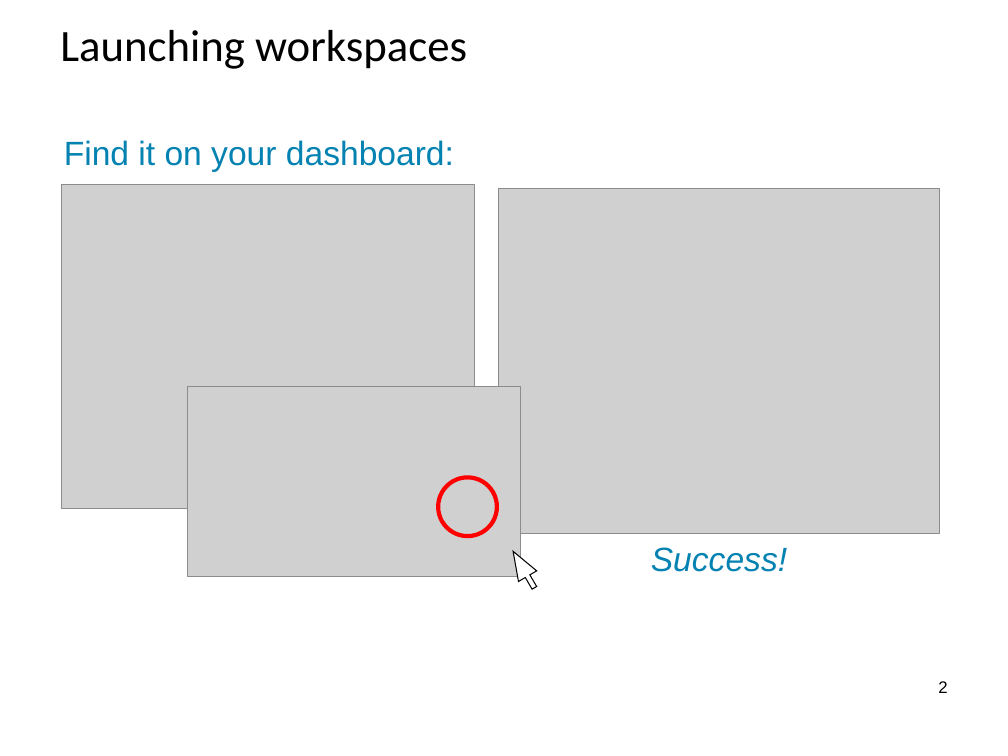
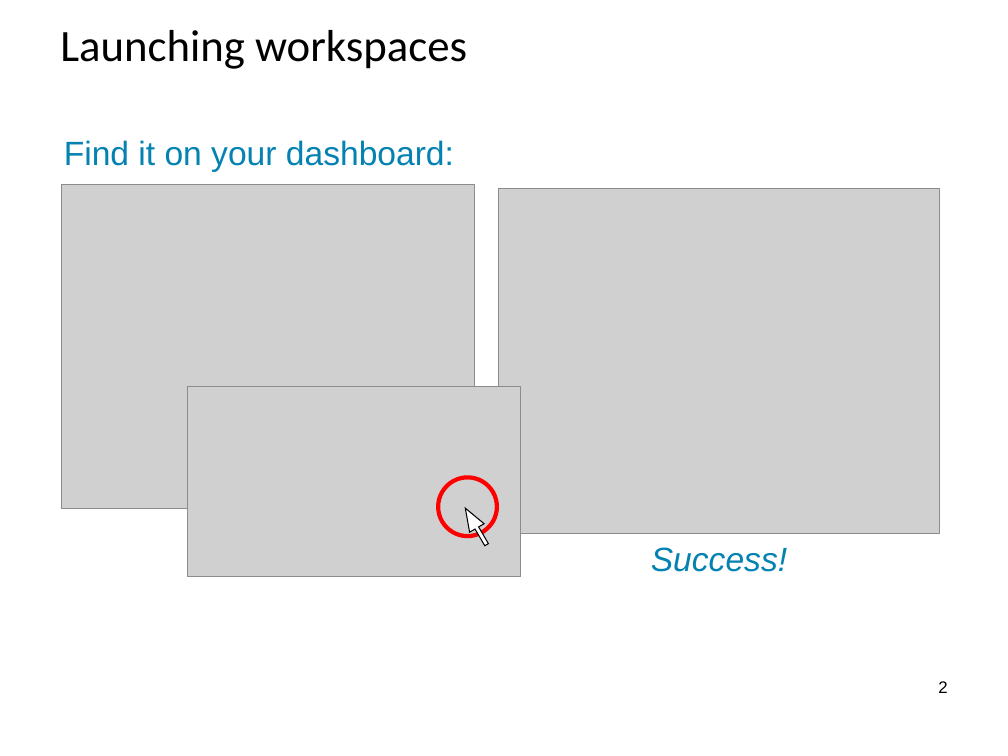
Before and after one commit to codedsk/ncnsoftwarebootcamp, a slide deck: slide 2 of materials/1 - Using Workspaces.odp. Drawn at 1008x756 pixels with LibreOffice and Linux fonts; fonts in the diff are those of the drawing; grey boxes stand for pictures; background and template pictures are left out. Boxes give left, top, right and bottom in pixels: in the first picture for what was removed or moved away, otherwise in the second. Text is boxed around its words. In the diff, an @@ line names an element or a change of style, - is before the commit and + after.

```diff
--- a/materials/1 - Using Workspaces.odp
+++ b/materials/1 - Using Workspaces.odp
@@ up arrow: place and size @@
-up arrow at [504, 546, 543, 593]
+up arrow at [458, 504, 494, 549]
```
Also in this commit, not shown: 3 other slides changed, 12 other files.
